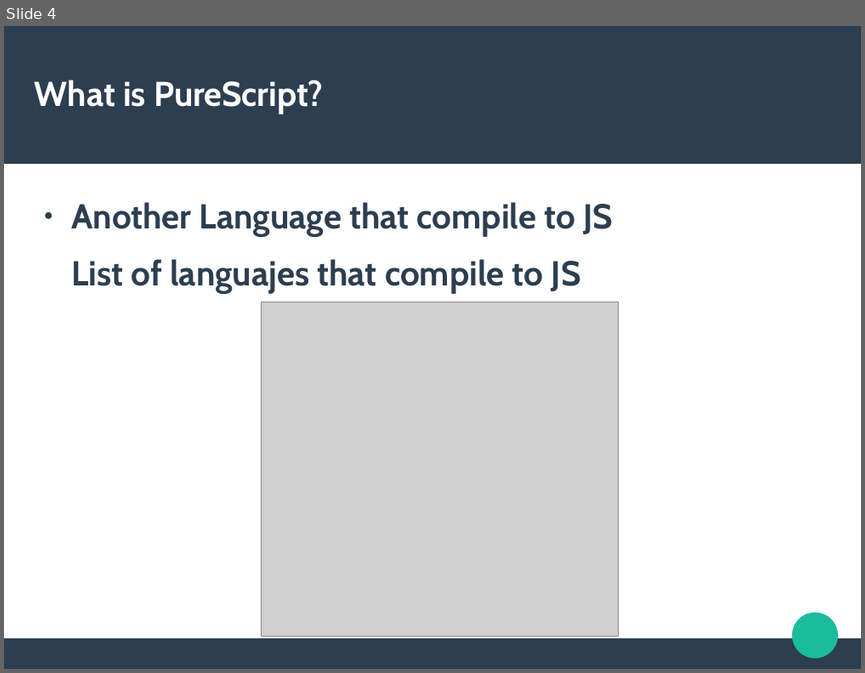
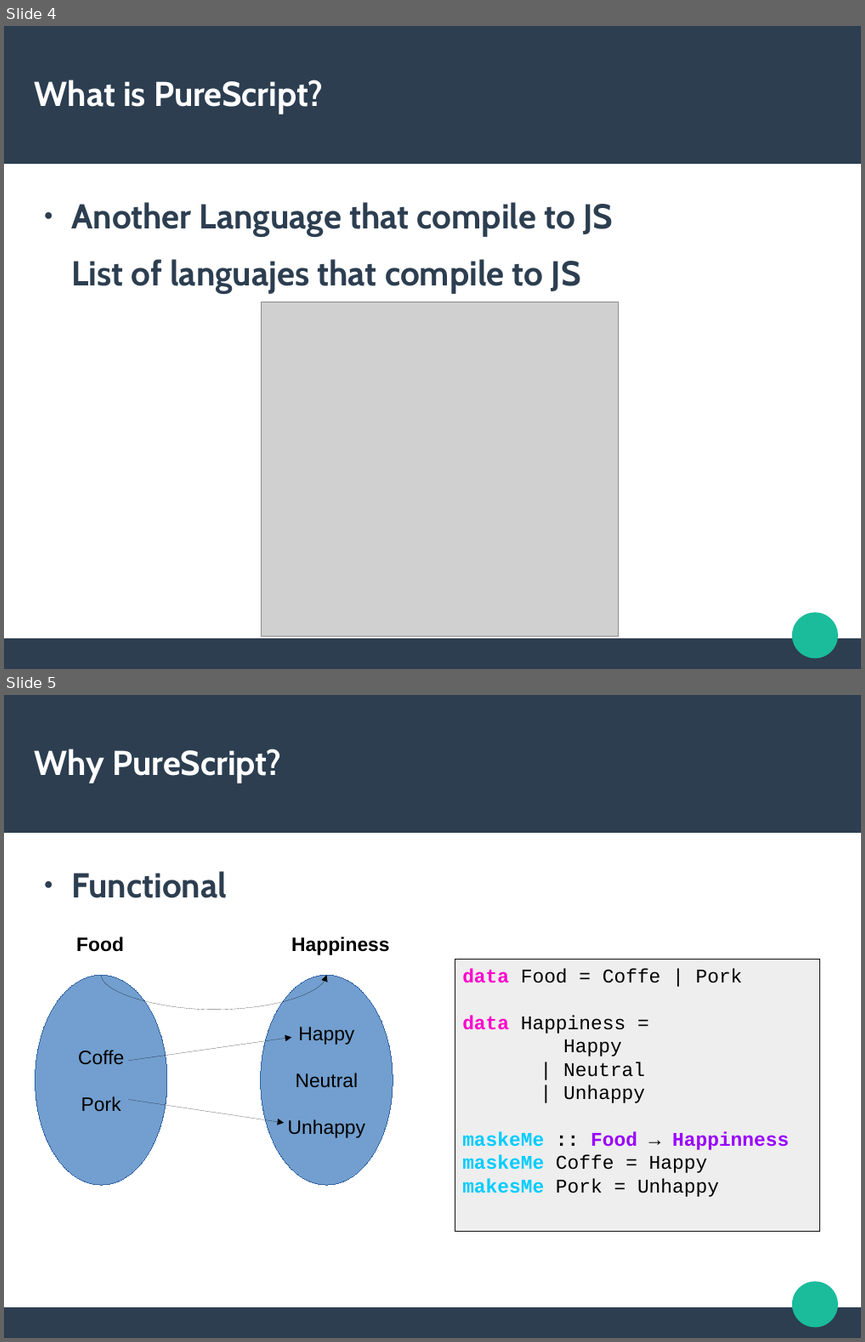
Before and after one commit to CristhianMotoche/ExPS, a slide deck: Presentation.odp. Shown one above the other, each under a label of ours: slide 4 before the commit, slides 4 and 5 after it. The pictures are 865x673 and 865x1342 pixels, drawn with LibreOffice and Linux fonts; fonts in the diff are those of the drawing; grey boxes stand for pictures. Boxes give left, top, right and bottom in pixels: in the first picture for what was removed or moved away, otherwise in the second. Text is boxed around its words. In the diff, an @@ line names an element or a change of style, - is before the commit and + after.

```diff
--- a/Presentation.odp
+++ b/Presentation.odp
@@ slide 5 added at [4,695,861,1338], background #FFFFFF; not listed: 3 template elements that a slide beside it also shows @@
@@ title added at [35,749,282,783], 31.9 pt, text #FFFFFF, bold @@
+Why PureScript?
@@ text added at [71,871,227,898], 32 pt, text #2C3E50, bold @@
+● Functional
@@ text added at [76,936,124,952], 18 pt, text #000000, bold @@
+Food
@@ text added at [291,936,389,955], 18 pt, text #000000, bold @@
+Happiness
@@ ellipse added at [35,975,167,1185], fill #729FCF, outline #3465A4 0 pt, 18 pt, text #000000 @@
+Coffe
+Pork
@@ curved arrow added from (101, 975) to (327, 975), #000000 0 pt @@
@@ ellipse added at [261,975,392,1185], fill #729FCF, outline #3465A4 0 pt, 18 pt, text #000000 @@
+Happy
+Neutral
+Unhappy
@@ rectangle added at [455,959,820,1231], fill #EEEEEE, outline #111111 0 pt, 18 pt, text #000000 @@
+data Food = Coffe | Pork
+data Happiness =
+Happy
+| Neutral
+| Unhappy
+maskeMe :: Food → Happinness
+maskeMe Coffe = Happy
+makesMe Pork = Unhappy
@@ arrow added from (128, 1061) to (291, 1037), #000000 0 pt @@
@@ arrow added from (128, 1100) to (284, 1123), #000000 0 pt @@
```
Also in this commit, not shown: 1 slide changed, 8 other slides added, 1 other file.
